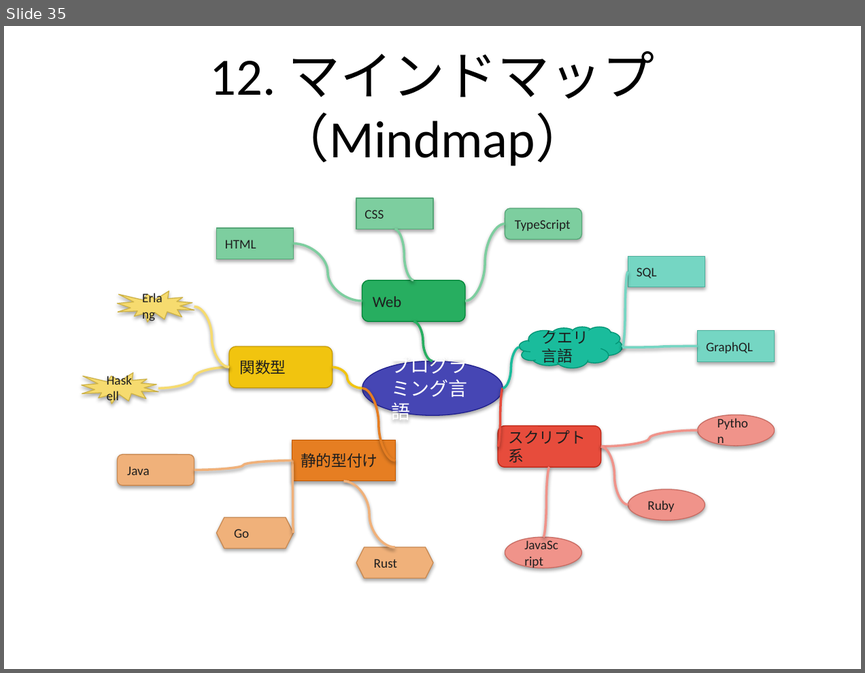
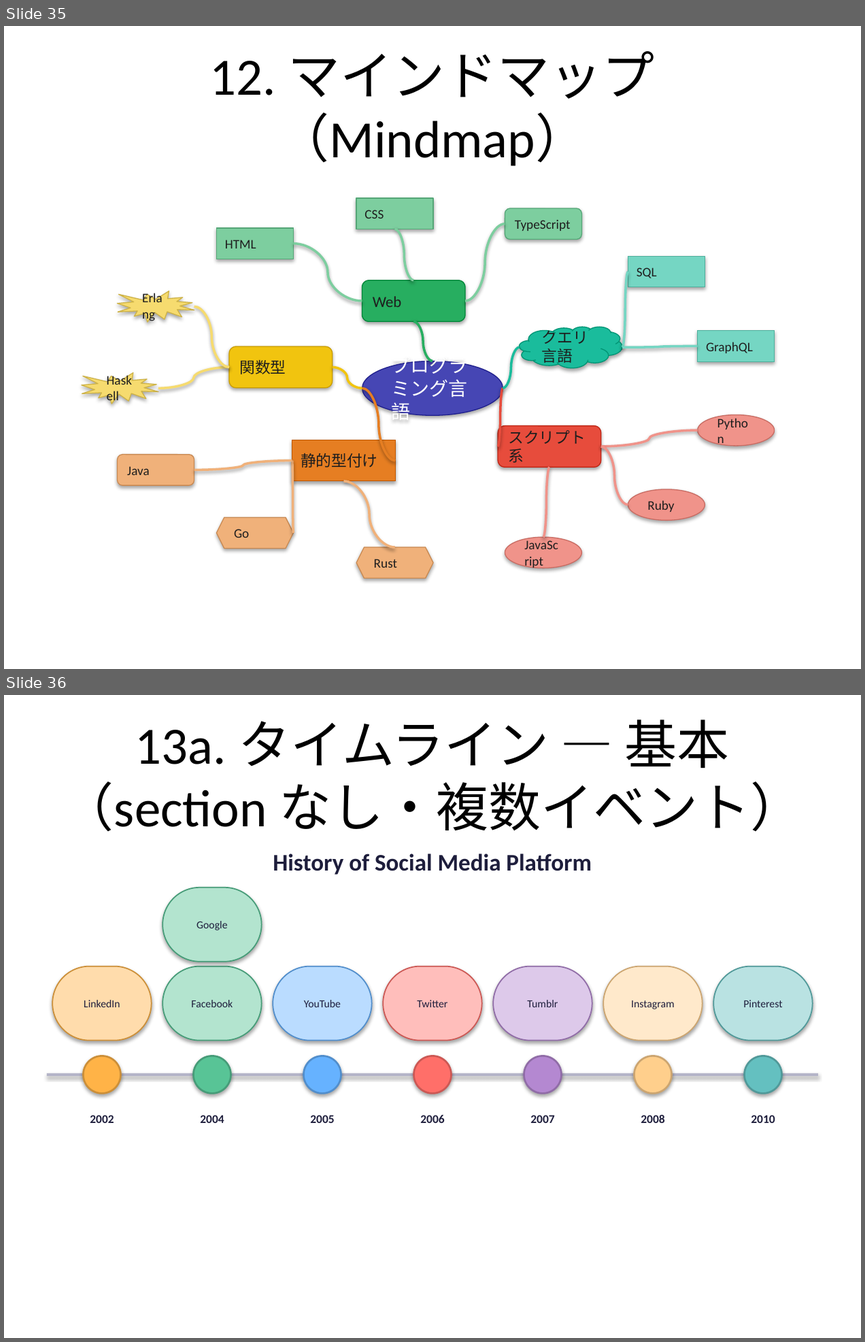
Before and after one commit to notfolder/qmd_to_pptx, a slide deck: demo_full.pptx. Shown one above the other, each under a label of ours: slide 35 before the commit, slides 35 and 36 after it. The pictures are 865x673 and 865x1342 pixels, drawn with LibreOffice and Linux fonts; fonts in the diff are those of the drawing. Boxes give left, top, right and bottom in pixels: in the first picture for what was removed or moved away, otherwise in the second. Text is boxed around its words. In the diff, an @@ line names an element or a change of style, - is before the commit and + after.

```diff
--- a/demo_full.pptx
+++ b/demo_full.pptx
@@ slide 36 added at <box>4,695,861,1338</box>, background #FFFFFF @@
@@ title added at <box>62,719,802,831</box>, 44 pt, text #000000 @@
+13a. タイムライン — 基本（section なし・複数イベント）
@@ text added at <box>273,853,592,875</box>, 20 pt, text #1E1E3C, bold @@
+History of Social Media Platform
@@ rounded rectangle added at <box>162,887,261,961</box>, fill #B3E4CF, outline #469C78 1 pt, 9 pt, text #1E1E3C @@
+Google
@@ rounded rectangle added at <box>53,966,152,1040</box>, fill #FFDCAC, outline #CC8F38 1 pt, 9 pt, text #1E1E3C @@
+LinkedIn
@@ rounded rectangle added at <box>162,966,261,1040</box>, fill #B3E4CF, outline #469C78 1 pt, 9 pt, text #1E1E3C @@
+Facebook
@@ rounded rectangle added at <box>273,966,372,1040</box>, fill #BADCFF, outline #518ECC 1 pt, 9 pt, text #1E1E3C @@
+YouTube
@@ rounded rectangle added at <box>383,966,481,1040</box>, fill #FFBEBB, outline #CC5854 1 pt, 9 pt, text #1E1E3C @@
+Twitter
@@ rounded rectangle added at <box>493,966,592,1040</box>, fill #DDC9EA, outline #906CA7 1 pt, 9 pt, text #1E1E3C @@
+Tumblr
@@ rounded rectangle added at <box>603,966,702,1040</box>, fill #FFE9CB, outline #CCA570 1 pt, 9 pt, text #1E1E3C @@
+Instagram
@@ rounded rectangle added at <box>713,966,812,1040</box>, fill #B9E2E2, outline #509999 1 pt, 9 pt, text #1E1E3C @@
+Pinterest
@@ ellipse added at <box>83,1055,120,1093</box>, fill #FFB347, outline #CC8F38 1.5 pt @@
@@ ellipse added at <box>193,1055,231,1093</box>, fill #58C496, outline #469C78 1.5 pt @@
@@ ellipse added at <box>304,1055,341,1093</box>, fill #66B2FF, outline #518ECC 1.5 pt @@
@@ ellipse added at <box>413,1055,451,1093</box>, fill #FF6F69, outline #CC5854 1.5 pt @@
@@ ellipse added at <box>524,1055,562,1093</box>, fill #B488D1, outline #906CA7 1.5 pt @@
@@ ellipse added at <box>634,1055,672,1093</box>, fill #FFCF8C, outline #CCA570 1.5 pt @@
@@ ellipse added at <box>745,1055,782,1093</box>, fill #64C0C0, outline #509999 1.5 pt @@
@@ rectangle added at <box>47,1073,818,1075</box>, fill #B4B4C8 @@
@@ text added at <box>90,1115,113,1123</box>, 10 pt, text #1E1E3C, bold @@
+2002
@@ text added at <box>200,1115,224,1123</box>, 10 pt, text #1E1E3C, bold @@
+2004
@@ text added at <box>310,1115,334,1123</box>, 10 pt, text #1E1E3C, bold @@
+2005
@@ text added at <box>420,1115,444,1123</box>, 10 pt, text #1E1E3C, bold @@
+2006
@@ text added at <box>530,1115,554,1123</box>, 10 pt, text #1E1E3C, bold @@
+2007
@@ text added at <box>640,1115,664,1123</box>, 10 pt, text #1E1E3C, bold @@
+2008
@@ text added at <box>751,1115,774,1123</box>, 10 pt, text #1E1E3C, bold @@
+2010
```
Also in this commit, not shown: 2 slides changed, 5 other slides added, 9 slides removed, 7 other files.
